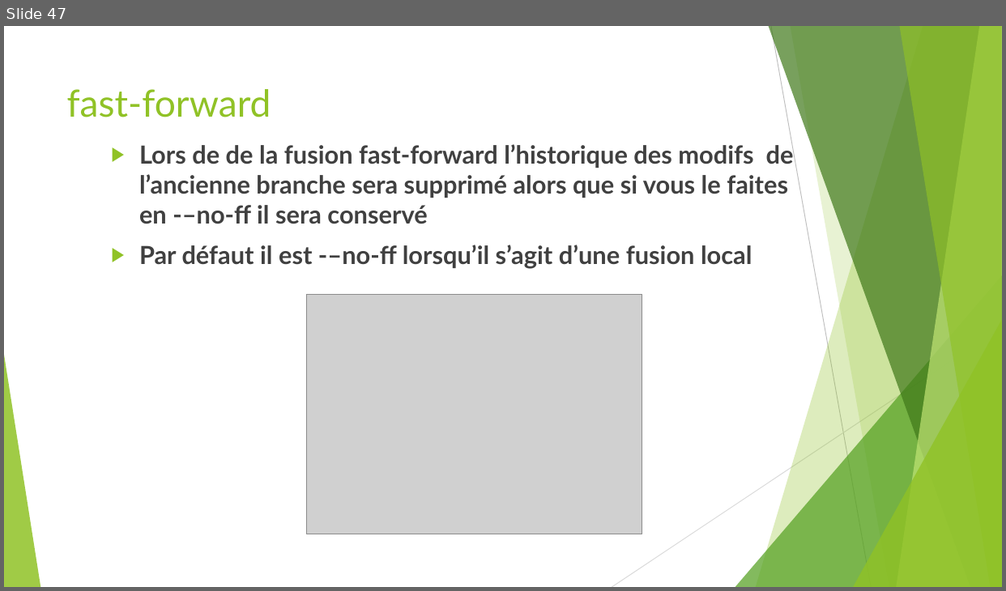
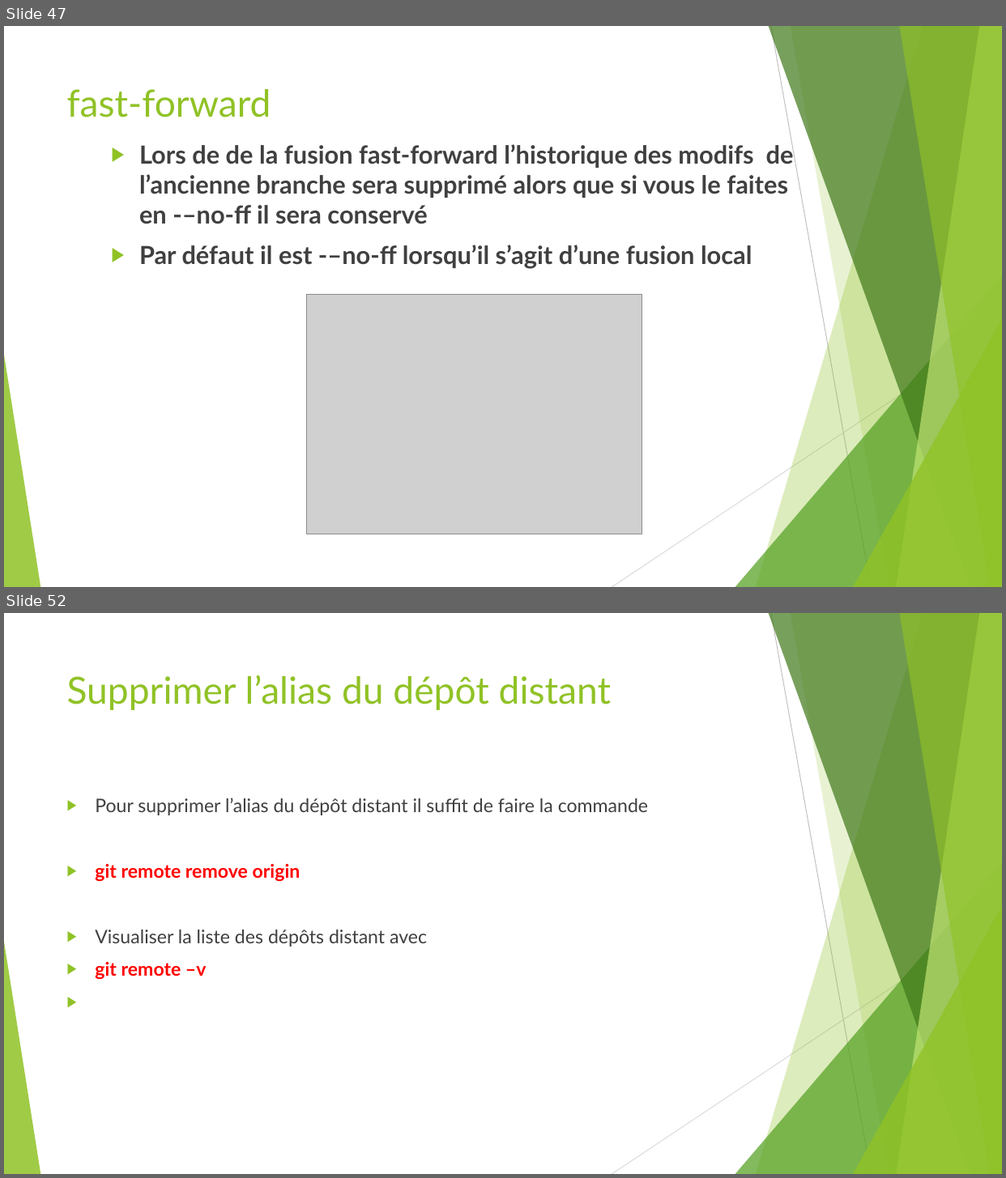
Before and after one commit to ousrah/DEV203, a slide deck: git/Formation Git.pptx. Shown one above the other, each under a label of ours: slide 47 before the commit, slides 47 and 52 after it; the slides between them are not shown. The pictures are 1006x591 and 1006x1178 pixels, drawn with LibreOffice and Linux fonts; fonts in the diff are those of the drawing; grey boxes stand for pictures. Boxes give left, top, right and bottom in pixels: in the first picture for what was removed or moved away, otherwise in the second. Text is boxed around its words. In the diff, an @@ line names an element or a change of style, - is before the commit and + after.

```diff
--- a/git/Formation Git.pptx
+++ b/git/Formation Git.pptx
@@ slide 52 added at (4, 613, 1002, 1174), background #FFFFFF; not listed: 10 template elements that a slide beside it also shows @@
@@ title added at (67, 675, 611, 710), 36 pt, text #90C226 @@
+Supprimer l’alias du dépôt distant
@@ text added at (95, 798, 648, 979), 18 pt, text #404040 @@
+▶ Pour supprimer l’alias du dépôt distant il suffit de faire la commande
+▶ git remote remove origin
+▶ Visualiser la liste des dépôts distant avec
+▶ git remote –v
```
Also in this commit, not shown: 3 slides changed, 20 other slides added, 1 slide removed.
